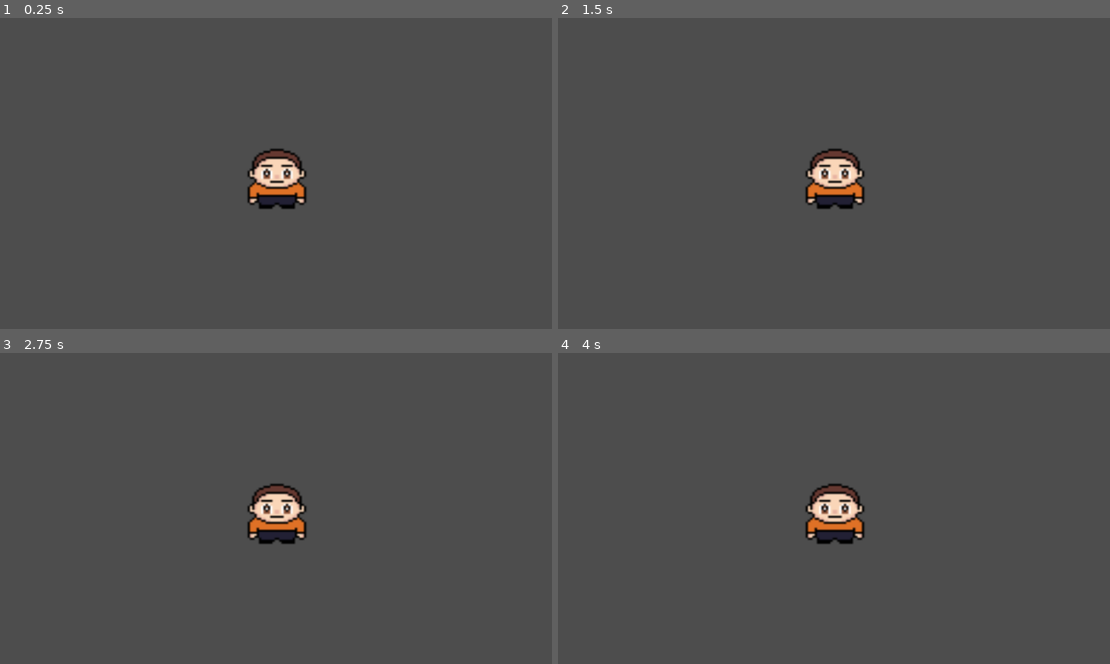
Above: before the commit, frames 1-4 (two rows, left to right).
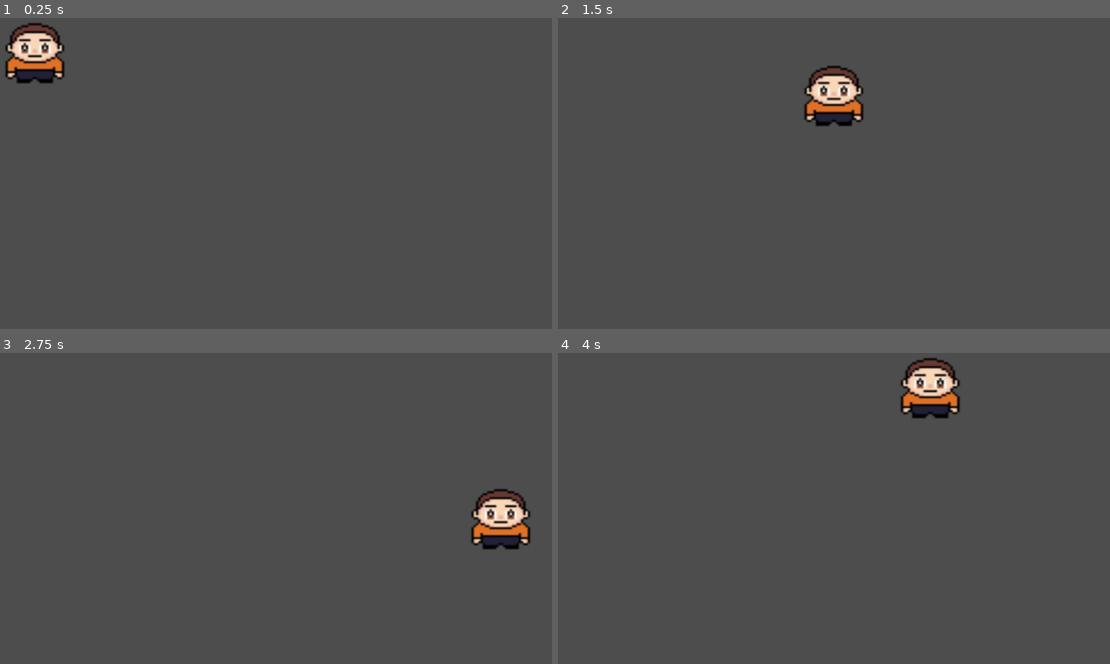
Above: after the commit, the same moments.

Repository: bryanmejiapalma/The-Matrix-Studio
Game: Godot game, scene res://Player.tscn
The game is run twice, just before and just after one commit, with the same random seed, the same clock (stepped at 60 frames per second) and the same inputs.
Inputs:
- Up to frame 1 (0.25 s): no input
- Up to frame 2 (1.5 s): tap Enter at 0.5 s; hold D (ui_right) 0.53-1.28 s; hold Shift (boost) 0.53-1.28 s; hold W (ui_down) from 1.28 s (still down); tap Shift (boost) at 1.35 s
- Up to frame 3 (2.75 s): release W (ui_down) at 2.03 s; hold D (ui_right) from 2.03 s (still down); hold Shift (boost) from 2.03 s (still down)
- Up to frame 4 (4 s): release D (ui_right) at 2.78 s; release Shift (boost) at 2.78 s; hold S (ui_up) 2.78-3.53 s; tap Shift (boost) at 2.85 s; hold A (ui_left) from 3.53 s (still down); hold Shift (boost) from 3.53 s (still down)

The runs differ from the first frame. In frame 1, 3.4% of the frame differs, in the area x 0-56%, y 1-62%; in frame 2, 3.4%; in frame 3, 3.4%; in frame 4, 3.4%.

Commit message:
death works

Diff:
--- a/Player.tscn
+++ b/Player.tscn
@@ -1,10 +1,7 @@
-[gd_scene load_steps=5 format=3 uid="uid://o6yxgp3jif0q"]
+[gd_scene load_steps=4 format=3 uid="uid://o6yxgp3jif0q"]
 
 [ext_resource type="Script" uid="uid://caku1i4c3k7ue" path="res://player.gd" id="1_kpjcp"]
 [ext_resource type="Texture2D" uid="uid://datblw6l7qxr" path="res://Sprite-0002.png" id="2_kpjcp"]
-
-[sub_resource type="RectangleShape2D" id="RectangleShape2D_kpjcp"]
-size = Vector2(110, 47.5)
 
 [sub_resource type="CircleShape2D" id="CircleShape2D_kpjcp"]
 radius = 55.00909
@@ -19,21 +16,13 @@
 scale = Vector2(4.2000003, 3.731875)
 texture = ExtResource("2_kpjcp")
 
-[node name="CollisionShape2D" type="CollisionShape2D" parent="."]
-position = Vector2(-5, 36)
-shape = SubResource("RectangleShape2D_kpjcp")
-
-[node name="Camera2D" type="Camera2D" parent="."]
-
 [node name="Timer" type="Timer" parent="."]
 unique_name_in_owner = true
 wait_time = 1.5
 one_shot = true
 
-[node name="Hitbox" type="Area2D" parent="."]
-
-[node name="CollisionShape2D2" type="CollisionShape2D" parent="Hitbox"]
-position = Vector2(-5, 0)
+[node name="CollisionShape2D" type="CollisionShape2D" parent="."]
+position = Vector2(-5, 6)
 shape = SubResource("CircleShape2D_kpjcp")
 
 [connection signal="timeout" from="Timer" to="." method="_on_timer_timeout"]
--- a/enemy vs player.tscn
+++ b/enemy vs player.tscn
@@ -6,5 +6,6 @@
 [node name="Node2D" type="Node2D"]
 
 [node name="enemy" parent="." instance=ExtResource("1_l6jp6")]
+position = Vector2(808, 469)
 
 [node name="Player" parent="." instance=ExtResource("2_entn6")]
--- a/enemy.gd
+++ b/enemy.gd
@@ -3,8 +3,6 @@
 const SPEED = 200.0
 # Adjust this to stop the "shaking" when the enemy touches the player
 const STOP_DISTANCE = 20.0
-@onready var hitbox: Area2D = %Hitbox
-
 
 func _physics_process(_delta: float) -> void:
 	# 1. Find the player node (Assumes your player node is named "Player")
--- a/enemy.tscn
+++ b/enemy.tscn
@@ -2,9 +2,7 @@
 
 [ext_resource type="Script" uid="uid://gekymrs647t6" path="res://enemy.gd" id="1_4gyqm"]
 [ext_resource type="Texture2D" uid="uid://yluuq3nrjxvf" path="res://Sprite-0001.png" id="2_4gyqm"]
-
-[sub_resource type="RectangleShape2D" id="RectangleShape2D_4gyqm"]
-size = Vector2(121, 124)
+[ext_resource type="PackedScene" uid="uid://1x0jww8m2ku2" path="res://killzone.tscn" id="4_iifgy"]
 
 [node name="enemy" type="CharacterBody2D"]
 position = Vector2(310, 276)
@@ -21,10 +19,10 @@
 
 [node name="Hitbox" type="Area2D" parent="."]
 unique_name_in_owner = true
-position = Vector2(19.5, -22)
+position = Vector2(-174, -61)
 scale = Vector2(1.2299999, 1.2399999)
 
-[node name="CollisionShape2D" type="CollisionShape2D" parent="Hitbox"]
+[node name="Killzone" parent="Hitbox" instance=ExtResource("4_iifgy")]
 unique_name_in_owner = true
-scale = Vector2(0.8130082, 0.8064517)
-shape = SubResource("RectangleShape2D_4gyqm")
+position = Vector2(156.09758, 33.06452)
+scale = Vector2(5.0050416, 4.815448)
--- /dev/null
+++ b/killzone.gd
@@ -0,0 +1,15 @@
+extends Area2D
+
+@onready var timer: Timer = $Timer
+
+func _on_body_entered(body: Node2D) -> void:
+	# This checks if the body has a "die" function and isn't already dead
+	if body.has_method("die") and not body.is_dead:
+		print("Player has died!")
+		Engine.time_scale = 0.5 # Slow motion
+		body.die()
+		timer.start() # Starts the child Timer node
+
+func _on_timer_timeout() -> void:
+	Engine.time_scale = 1.0 # Reset speed
+	get_tree().reload_current_scene() # Restart level
--- /dev/null
+++ b/killzone.tscn
@@ -0,0 +1,18 @@
+[gd_scene load_steps=3 format=3 uid="uid://1x0jww8m2ku2"]
+
+[ext_resource type="Script" uid="uid://dpscawpih8m44" path="res://killzone.gd" id="1_3brf5"]
+
+[sub_resource type="RectangleShape2D" id="RectangleShape2D_n3uws"]
+
+[node name="Killzone" type="Area2D"]
+script = ExtResource("1_3brf5")
+
+[node name="Timer" type="Timer" parent="."]
+unique_name_in_owner = true
+wait_time = 0.3
+
+[node name="CollisionShape2D" type="CollisionShape2D" parent="."]
+shape = SubResource("RectangleShape2D_n3uws")
+
+[connection signal="body_entered" from="." to="." method="_on_body_entered"]
+[connection signal="timeout" from="Timer" to="." method="_on_timer_timeout"]
--- /dev/null
+++ b/killzone_interact.tscn
@@ -0,0 +1,13 @@
+[gd_scene load_steps=3 format=3 uid="uid://djep46gi8lc60"]
+
+[ext_resource type="PackedScene" uid="uid://o6yxgp3jif0q" path="res://Player.tscn" id="1_pe84g"]
+[ext_resource type="PackedScene" uid="uid://1x0jww8m2ku2" path="res://killzone.tscn" id="2_g1u42"]
+
+[node name="Node2D" type="Node2D"]
+
+[node name="Player" parent="." instance=ExtResource("1_pe84g")]
+
+[node name="Killzone" parent="." instance=ExtResource("2_g1u42")]
+position = Vector2(239, 219)
+rotation = -0.80667156
+scale = Vector2(13.123221, 8.821456)
--- a/player.gd
+++ b/player.gd
@@ -1,33 +1,20 @@
 extends CharacterBody2D
+class_name Player # Added this so the Killzone can recognize the player
 
 const WALK_SPEED = 300
 const BOOST_SPEED = 600
 
-@onready var sprite_2d: Sprite2D = %Sprite2D
-@onready var timer: Timer = %Timer
-@onready var hitbox: Area2D = $Hitbox
+var is_dead: bool = false # Added this variable to fix the error
 
-func _ready() -> void:
-	# This is the 'wire' that detects the hit
-	hitbox.body_entered.connect(_on_hitbox_body_entered)
+@onready var sprite_2d: Sprite2D = $Sprite2D
 
-func _on_hitbox_body_entered(body: Node) -> void:
-	# DEBUG: This will print the name of EVERYTHING the player touches in the console
-	print("Hitbox touched: ", body.name)
+func _physics_process(_delta: float) -> void:
+	if is_dead: return # Stops movement when dying
 
-	# If the object is an Enemy, kill the player
-	if "Enemy" in body.name or body.is_in_group("enemies"):
-		die()
-
-func die():
-	print("Death triggered!")
-	# Reloading is better than queue_free() because it resets the game
-	get_tree().reload_current_scene.call_deferred()
-
-func _physics_process(delta: float) -> void:
 	var vertical_input := Input.get_axis("ui_up", "ui_down")
 	var horizontal_input := Input.get_axis("ui_left", "ui_right")
 
+	# Sprint/Boost Logic
 	var current_speed = WALK_SPEED
 	if Input.is_action_pressed("boost"):
 		current_speed = BOOST_SPEED
@@ -35,7 +22,7 @@
 	velocity.x = horizontal_input * current_speed
 	velocity.y = vertical_input * current_speed
 
-	if Input.is_action_just_pressed("boost"):
-		timer.start()
+	move_and_slide()
 
-	move_and_slide()
+func die():
+	is_dead = true
Not shown, added: killzone.gd.uid
